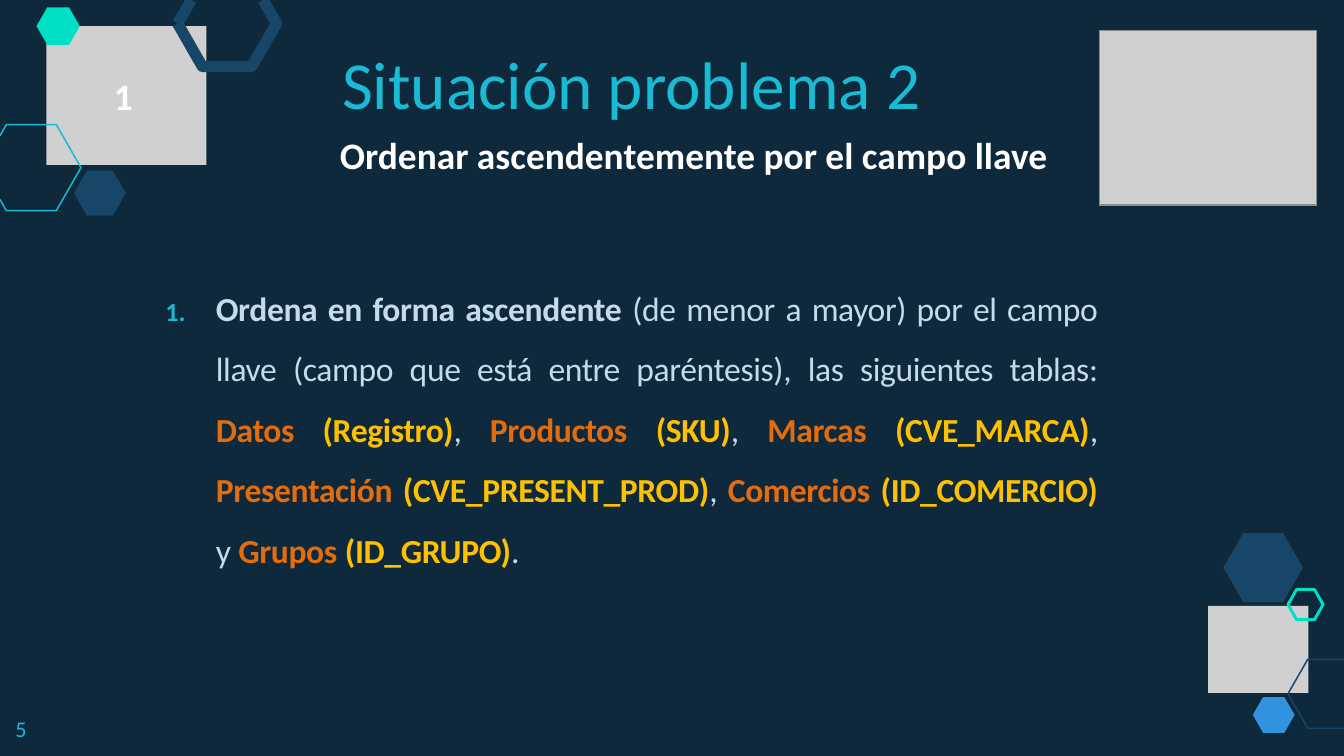
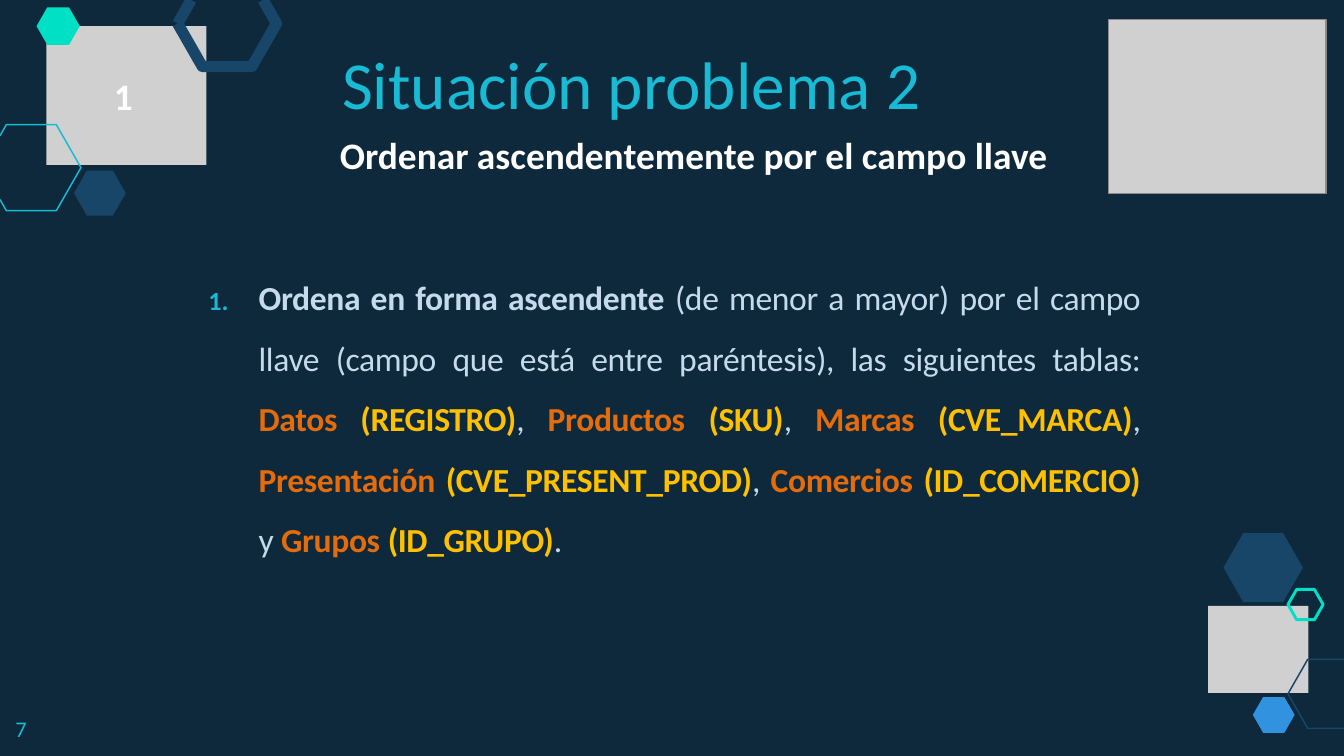
Before and after one commit to lizetheP/PensamientoC, a slide deck: slide 7 of Calendario2019/Presentaciones/Semana5/SITUACION2F.pptx. Drawn at 1344x756 pixels with LibreOffice and Linux fonts; fonts in the diff are those of the drawing; grey boxes stand for pictures. Boxes give left, top, right and bottom in pixels: in the first picture for what was removed or moved away, otherwise in the second. Text is boxed around its words. In the diff, an @@ line names an element or a change of style, - is before the commit and + after.

```diff
--- a/Calendario2019/Presentaciones/Semana5/SITUACION2F.pptx
+++ b/Calendario2019/Presentaciones/Semana5/SITUACION2F.pptx
@@ picture: place and size @@
-picture at (1099, 31, 1317, 206)
+picture at (1109, 20, 1327, 195)
@@ text at (259, 285, 1141, 558): text changed @@
-1. Ordena en forma ascendente (de menor a mayor) por el campo llave (campo que está entre paréntesis), las siguientes tablas: Datos (Registro), Productos (SKU), Marcas (CVE_MARCA), Presentación (CVE_PRESENT_PROD), Comercios (ID_COMERCIO) y Grupos (ID_GRUPO).
+1. Ordena en forma ascendente (de menor a mayor) por el campo llave (campo que está entre paréntesis), las siguientes tablas: Datos (REGISTRO), Productos (SKU), Marcas (CVE_MARCA), Presentación (CVE_PRESENT_PROD), Comercios (ID_COMERCIO) y Grupos (ID_GRUPO).
@@ text at (15, 722, 26, 737): text changed @@
-5
+7
```
Also in this commit, not shown: 14 other slides changed, 8 slides added, 2 slides removed, 20 other files.
